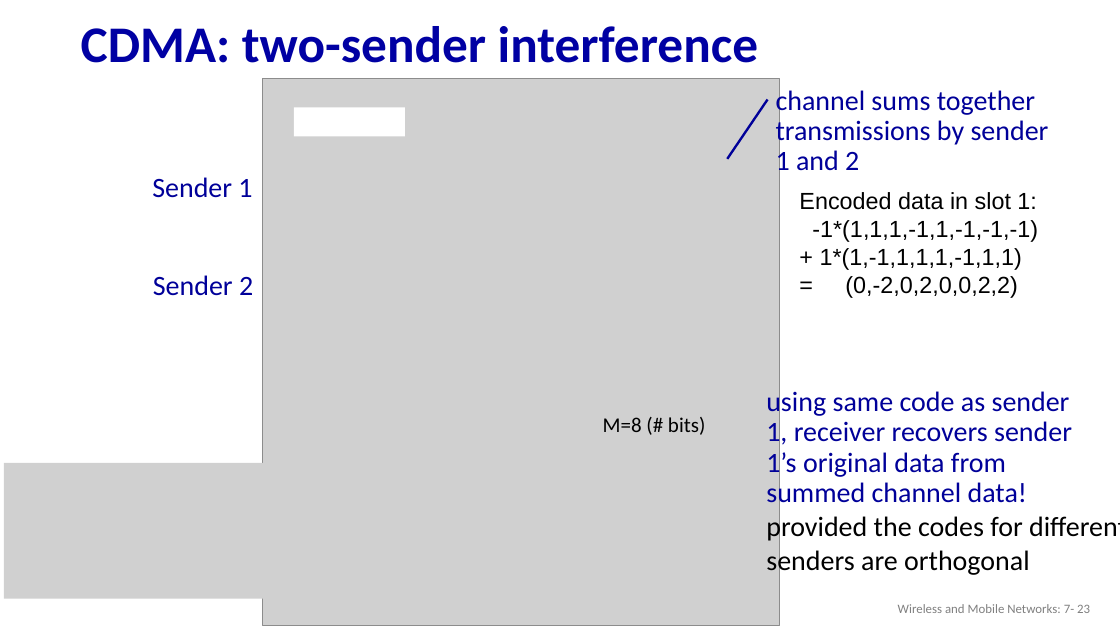
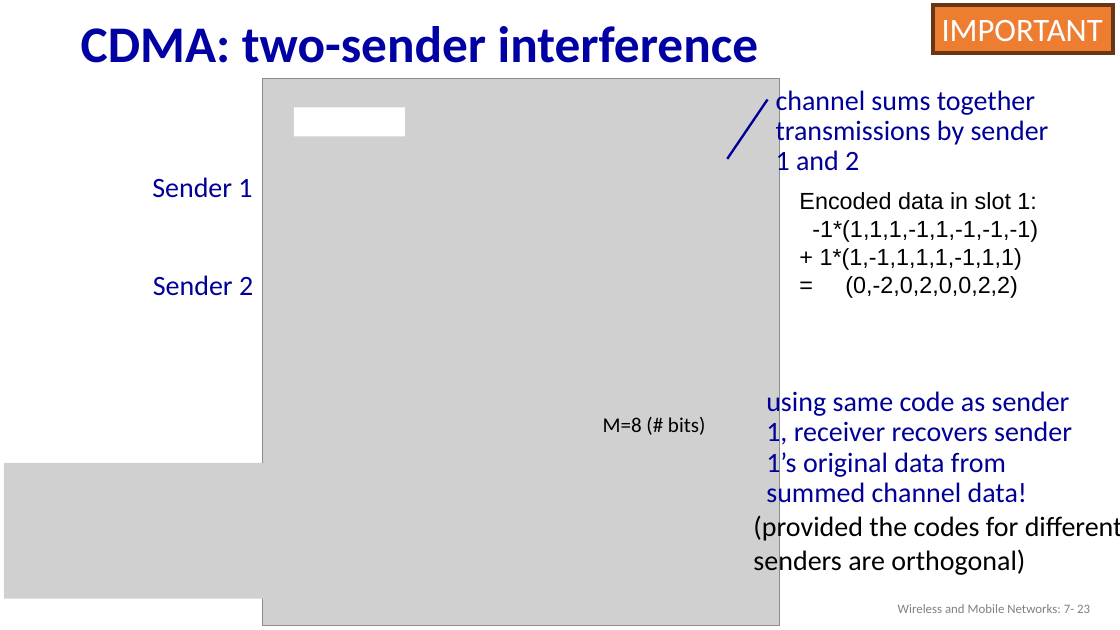
Before and after one commit to guhofstra/CSC175, a slide deck: slide 23 of PPTs/7.1 Wireless.pptx. Drawn at 1120x630 pixels with LibreOffice and Linux fonts; fonts in the diff are those of the drawing; grey boxes stand for pictures. Boxes give left, top, right and bottom in pixels: in the first picture for what was removed or moved away, otherwise in the second. Text is boxed around its words. In the diff, an @@ line names an element or a change of style, - is before the commit and + after.

```diff
--- a/PPTs/7.1 Wireless.pptx
+++ b/PPTs/7.1 Wireless.pptx
@@ rectangle added at (933, 5, 1113, 53), fill #ED7D31, outline #683715 3 pt, 28 pt, text #FFFFFF @@
+IMPORTANT
@@ text at (753, 513, 1120, 577): text changed @@
-provided the codes for different
-senders are orthogonal
+(provided the codes for different
+senders are orthogonal)
```
Also in this commit, not shown: 23 other slides changed, 1 slide added, 1 other file.
